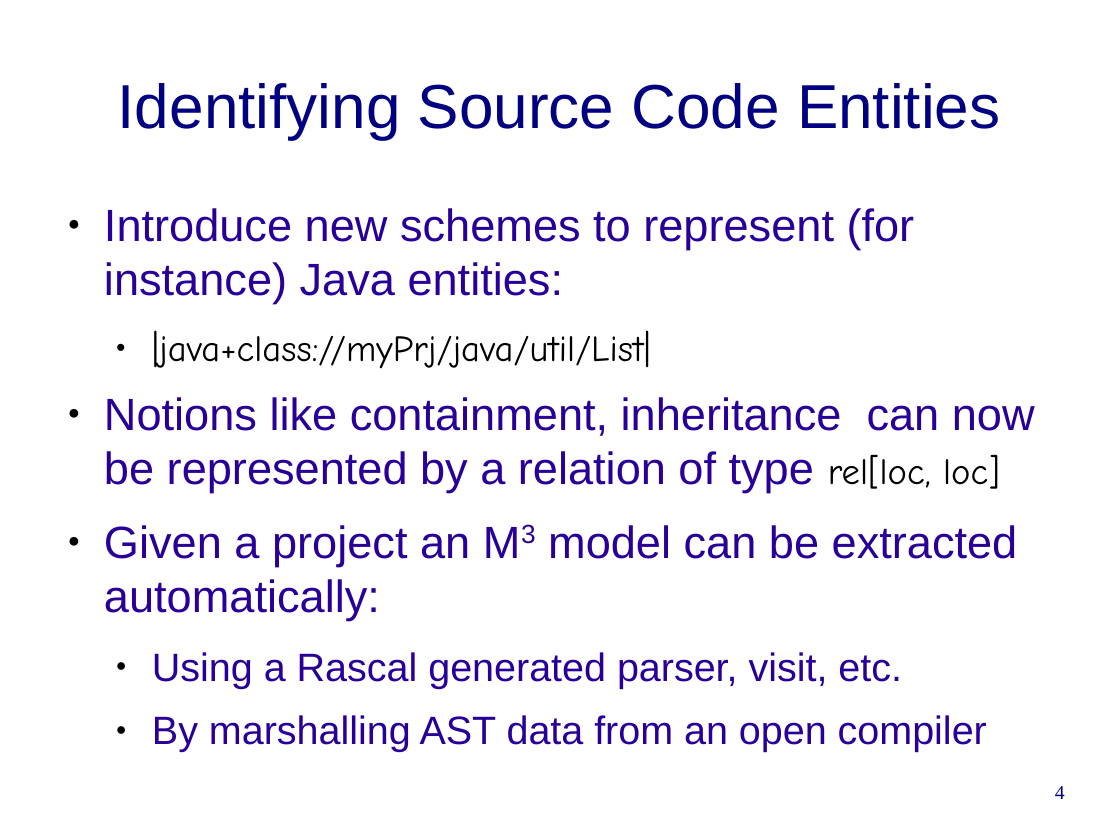
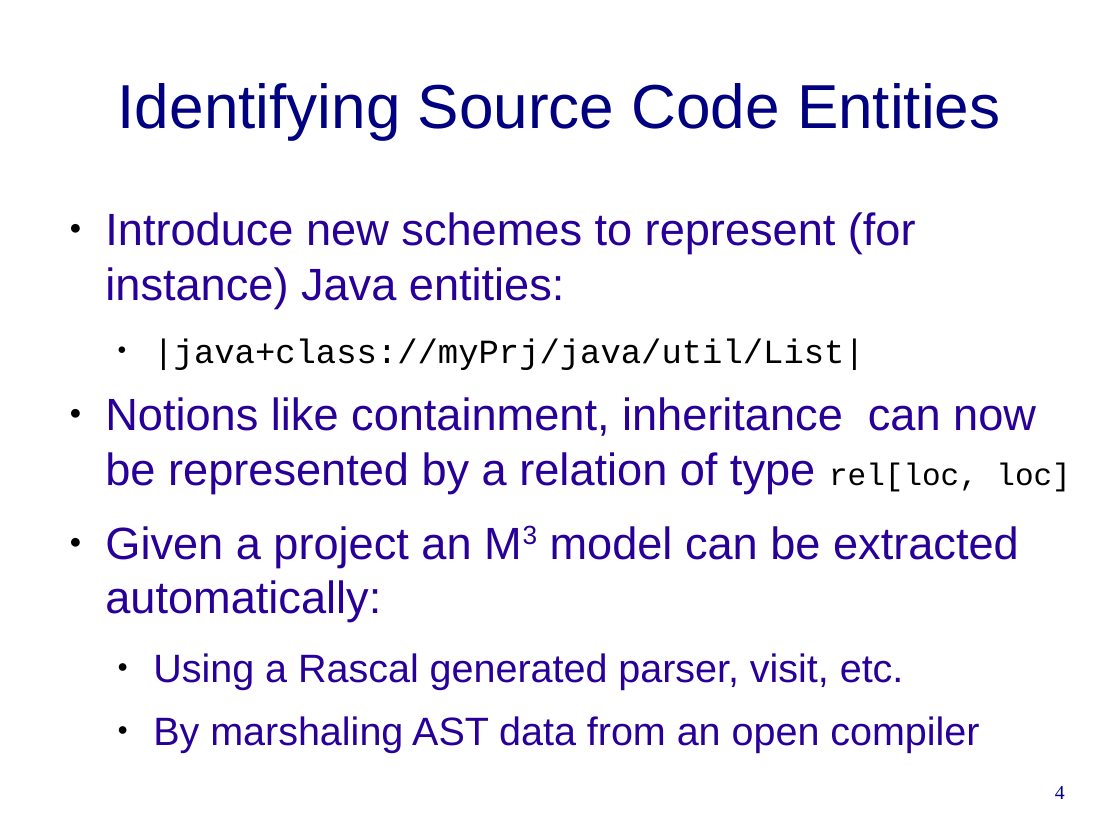
Before and after one commit to cwi-swat/rascal-course-pldi-2015, a slide deck: slide 4 of presentations/M3-overview.odp. Drawn at 1120x840 pixels with LibreOffice and Linux fonts; fonts in the diff are those of the drawing; background and template pictures are left out. Boxes give left, top, right and bottom in pixels: in the first picture for what was removed or moved away, otherwise in the second. Text is boxed around its words. In the diff, an @@ line names an element or a change of style, - is before the commit and + after.

```diff
--- a/presentations/M3-overview.odp
+++ b/presentations/M3-overview.odp
@@ text at (105, 338, 1070, 493): size 26 to 24 pt in "|java+class://myPrj/java/util/List|"; font Comic Neue to Courier New in "|java+class://myPrj/java/util/List|", "rel[loc, loc]"; size 26 to 22 pt in "rel[loc, loc]" @@
@@ text at (153, 716, 979, 753): text changed @@
-  ● By marshalling AST data from an open compiler
+  ● By marshaling AST data from an open compiler
```
Also in this commit, not shown: 7 other slides changed, 3 slides added, 1 slide removed.
